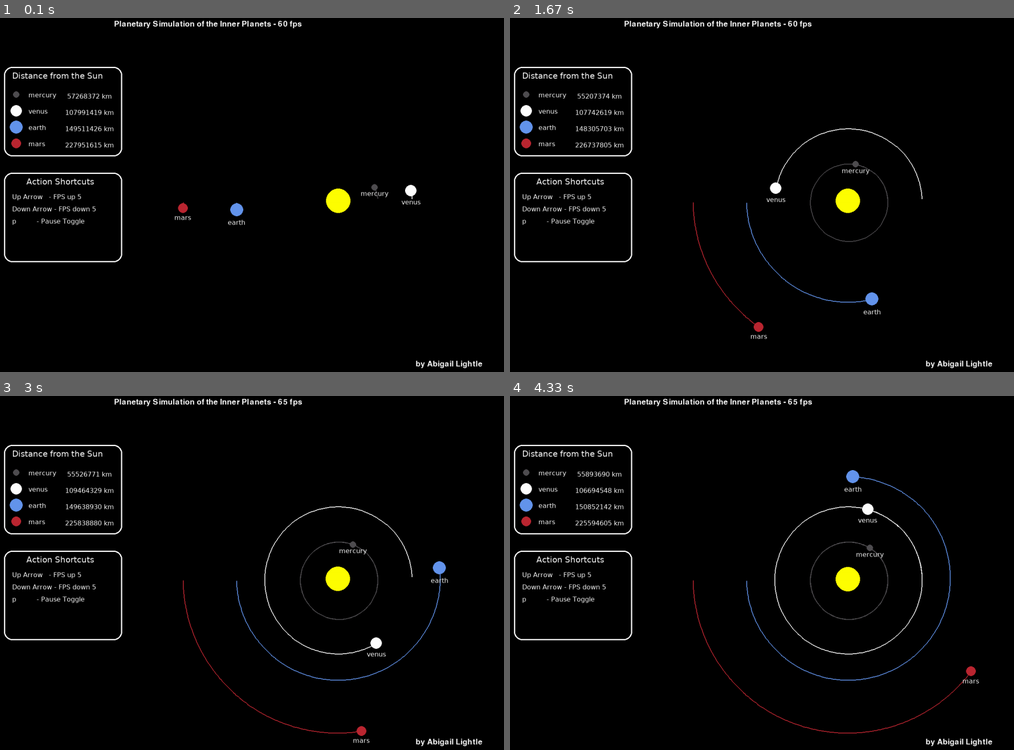
Above: before the commit, frames 1-4 (two rows, left to right).
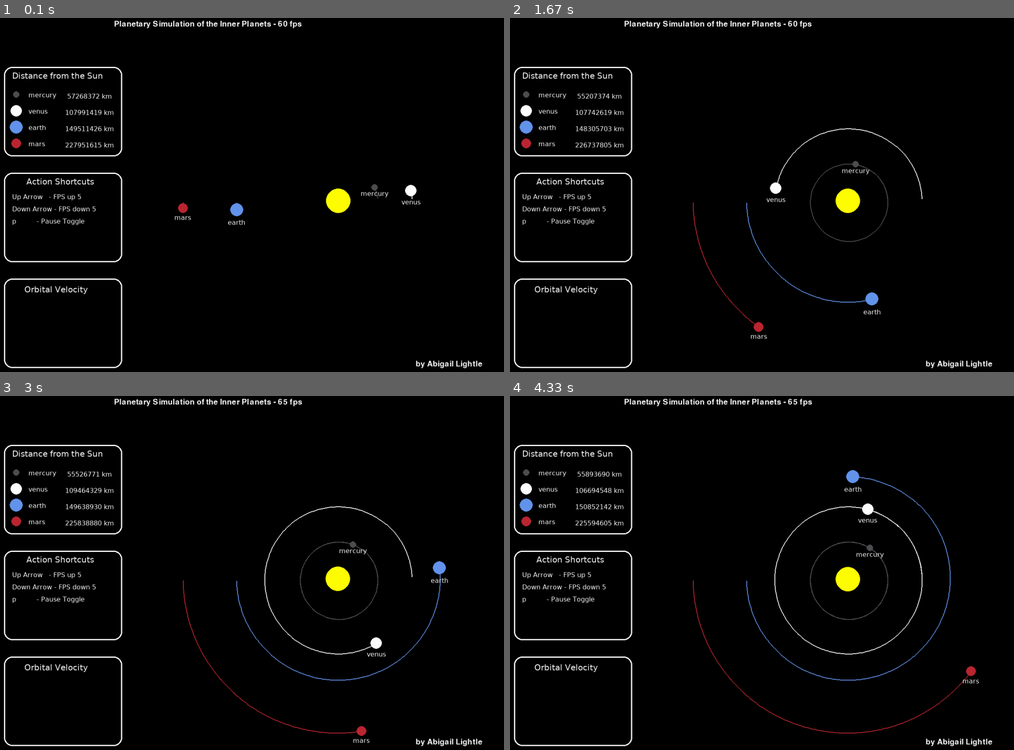
Above: after the commit, the same moments.

Repository: fischettijw/Abigail---vsCode
Game: pygame game, started from Planets/milky_way_planetary_simulation.py
Two runs of this game, one before a commit and one after it. Both use one fixed random seed, a clock stepped at 60 frames per second and the inputs below.
Inputs:
- Up to frame 1 (0.1 s): no input
- Up to frame 2 (1.67 s): hold Up 0.33-0.8 s; hold Down 0.83-1.13 s; hold Up 1.17-1.53 s; hold Down from 1.57 s (still down)
- Up to frame 3 (3 s): release Down at 1.93 s; hold Up 1.97-2.27 s; hold Down 2.3-2.6 s; hold Up from 2.63 s (still down)
- Up to frame 4 (4.33 s): release Up at 3 s; hold Down 3.03-3.4 s; hold Up 3.43-3.73 s; hold Down 3.77-4.07 s; hold Up from 4.1 s (still down)

The runs differ from the first frame. In frame 1, 0.5% of the frame differs, in the area x 0-25%, y 73-100%; in frame 2, 0.5%; in frame 3, 0.5%; in frame 4, 0.5%.

Commit message:
orbital velocity

Diff:
--- a/Planets/milky_way_planetary_simulation.py
+++ b/Planets/milky_way_planetary_simulation.py
@@ -21,7 +21,8 @@
 FONT_distance_to_sun_text = pygame.font.SysFont("Lucida Sans Typewriter", 16)
 FONT_title_text = pygame.font.SysFont("comicsans", 28)
 
-FONT_distance_to_sun_text_stat = pygame.font.SysFont("Lucida Sans Typewriter", 20)
+FONT_distance_to_sun_text_stat = pygame.font.SysFont(
+    "Lucida Sans Typewriter", 20)
 stats_title = "Distance from the Sun"
 title_text_stat = FONT_distance_to_sun_text_stat.render(stats_title, 1, WHITE)
 
@@ -36,9 +37,10 @@
 abigail = "by Abigail Lightle"
 abigail_text = FONT_title_text.render(abigail, 1, WHITE)
 
+orbital_vel_title = "Orbital Velocity"
+orbital_text = FONT_distance_to_sun_text_stat.render(orbital_vel_title, 1, WHITE)
+
 fps = 60
-
-
 
 
 class Planet:
@@ -189,7 +191,7 @@
             run = False
         if event.type == pygame.KEYDOWN:
             if event.key == pygame.K_DOWN:
-                fps = (fps-5) if fps>5 else fps
+                fps = (fps-5) if fps > 5 else fps
             if event.key == pygame.K_UP:
                 fps += 5
             if event.key == pygame.K_p:
@@ -205,18 +207,25 @@
     SCREEN.blit(title_text, (300, 5))
     SCREEN.blit(title_text_stat, (50, 30 + 100))
 
-    pygame.draw.rect(SCREEN, WHITE, (30, 120, 290, 220), width=3, border_radius = 20)
+    pygame.draw.rect(SCREEN, WHITE, (30, 120, 290, 220),
+                     width=3, border_radius=20)
     display_planet_stats(mercury, 30, 100)
     display_planet_stats(venus, 30, 140)
     display_planet_stats(earth, 30, 180)
     display_planet_stats(mars, 30, 220)
 
-    pygame.draw.rect(SCREEN, WHITE, (30, 380, 290, 220), width=3, border_radius = 20)
-    SCREEN.blit(action_text,(85, 390))
-    SCREEN.blit(action_up_text,(50, 430))
-    SCREEN.blit(action_down_text,(50, 460))
+    pygame.draw.rect(SCREEN, WHITE, (30, 380, 290, 220),
+                     width=3, border_radius=20)
+    SCREEN.blit(action_text, (85, 390))
+    SCREEN.blit(action_up_text, (50, 430))
+    SCREEN.blit(action_down_text, (50, 460))
     SCREEN.blit(pause_text, (50, 490))
-    SCREEN.blit(abigail_text, (1040,840))
+    SCREEN.blit(abigail_text, (1040, 840))
+
+    pygame.draw.rect(SCREEN, WHITE, (30, 640, 290, 220),
+                    width=3, border_radius=20)
+    SCREEN.blit(orbital_text, (80, 655))
+
 
     pygame.display.flip()
 
